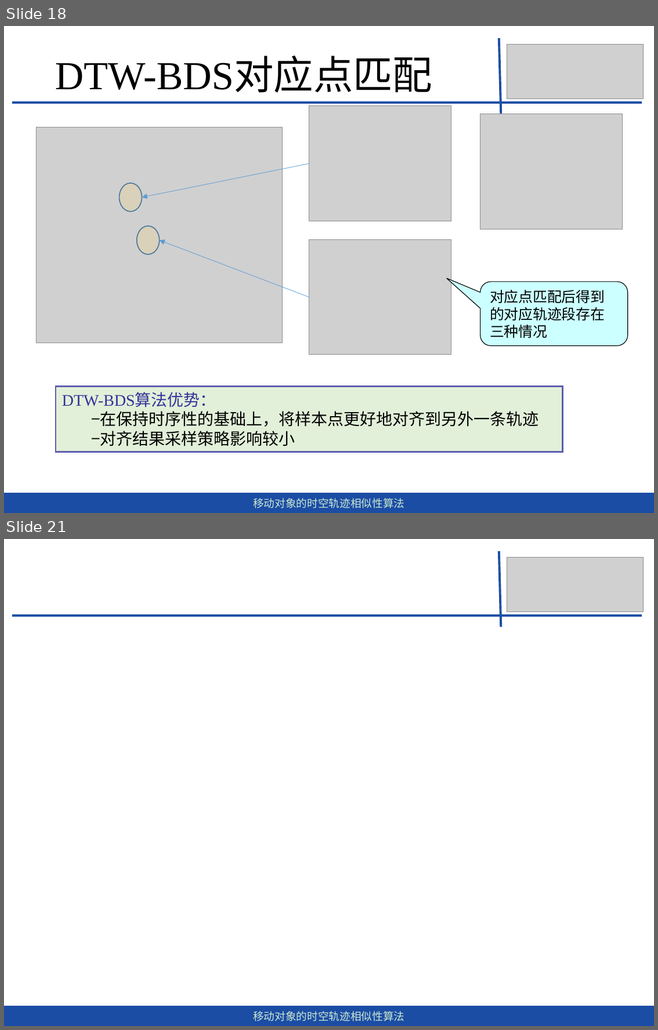
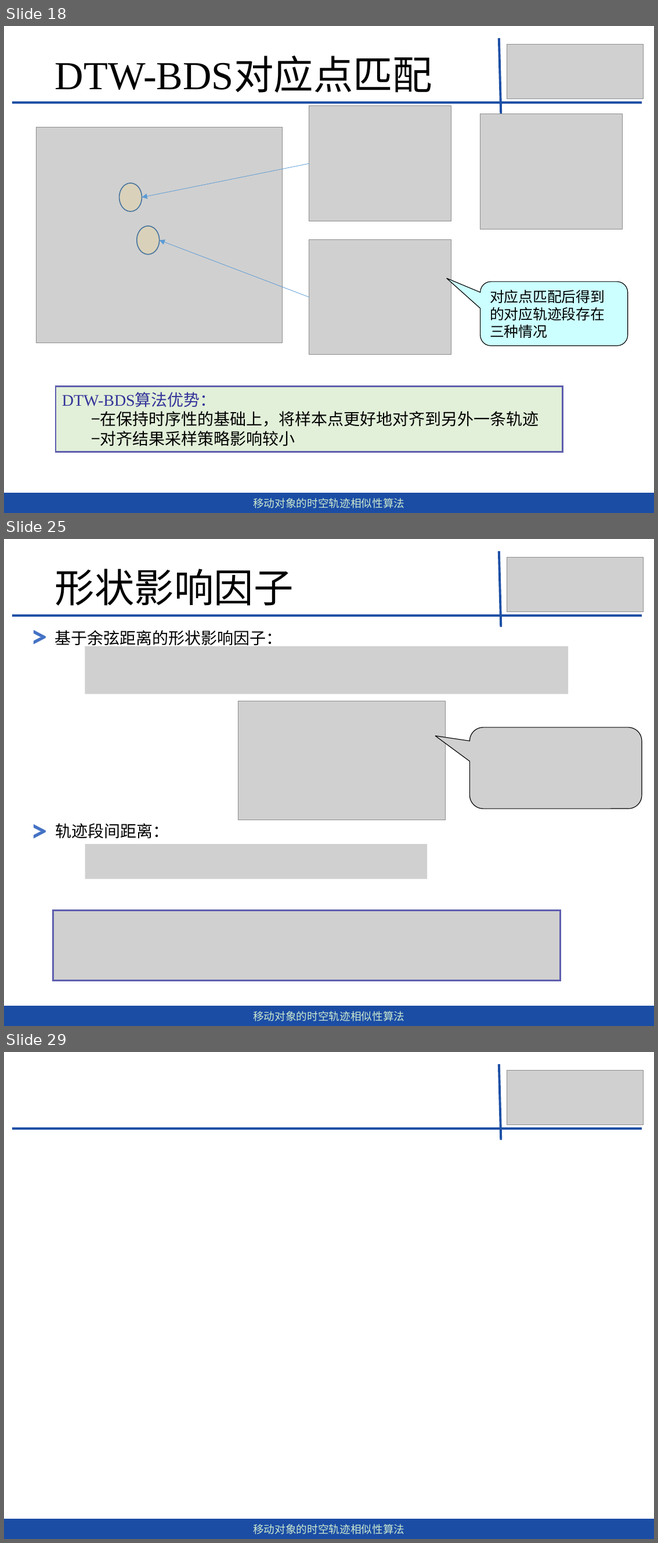
Before and after one commit to dingguangwei/biyelunwen, a slide deck: 答辩——毕设.pptx. Shown one above the other, each under a label of ours: slides 18 and 21 before the commit, slides 18, 25 and 29 after it; the slides between them are not shown. The pictures are 658x1030 and 658x1543 pixels, drawn with LibreOffice and Linux fonts; fonts in the diff are those of the drawing; grey boxes stand for pictures. Boxes give left, top, right and bottom in pixels: in the first picture for what was removed or moved away, otherwise in the second. Text is boxed around its words. In the diff, an @@ line names an element or a change of style, - is before the commit and + after.

```diff
--- a/答辩——毕设.pptx
+++ b/答辩——毕设.pptx
@@ slide 25 added at <box>4,539,654,1026</box>, background #CCE8CF @@
@@ line added from (498, 551) to (501, 627), #1E50A6 2.5 pt @@
@@ text added at <box>55,569,293,606</box>, 44 pt, text #000000 @@
+形状影响因子
@@ picture added at <box>507,558,643,613</box> @@
@@ line added from (12, 616) to (641, 616), #1E50A6 2.5 pt @@
@@ text added at <box>25,611,54,658</box>, 36 pt, text #4472C4, bold @@
+>
@@ text added at <box>55,630,282,649</box>, 18 pt, text #000000 @@
+基于余弦距离的形状影响因子：
@@ picture added at <box>85,646,568,694</box> @@
@@ picture added at <box>238,701,446,820</box> @@
@@ picture added at <box>469,727,641,809</box> @@
@@ text added at <box>25,806,54,853</box>, 36 pt, text #4472C4, bold @@
+>
@@ text added at <box>55,823,169,839</box>, 18 pt, text #000000 @@
+轨迹段间距离：
@@ picture added at <box>85,844,427,879</box> @@
@@ picture added at <box>53,911,560,981</box> @@
@@ rectangle added at <box>4,1006,654,1026</box>, fill #1B4DA5, 12 pt, text #CCE8CF @@
+移动对象的时空轨迹相似性算法
@@ what was slide 21 is now slide 29 @@
```
Also in this commit, not shown: 5 slides changed, 4 other slides added, 1 other file.
